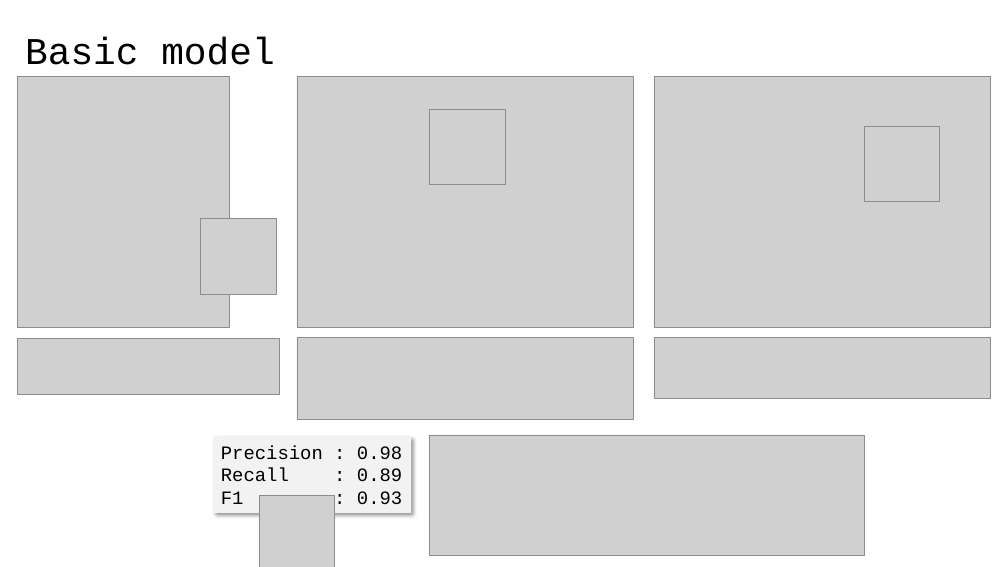
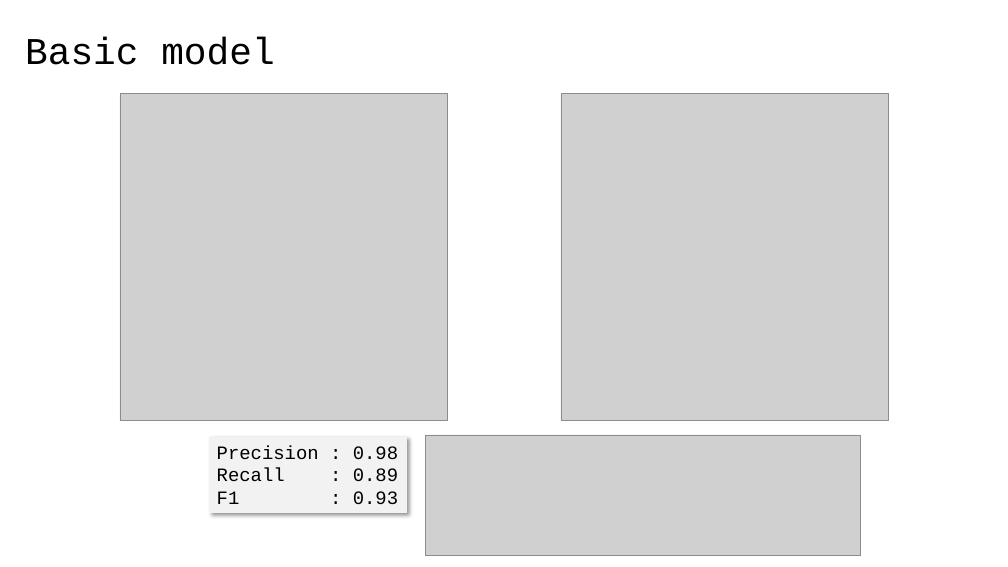
Before and after one commit to 40tude/02_Data-Science_Fullstack_march_2024, a slide deck: slide 6 of 07_deep_learning/99_Project_ATT/01_att_project.pptx (slide 5 before the commit). Drawn at 1008x567 pixels with LibreOffice and Linux fonts; fonts in the diff are those of the drawing; grey boxes stand for pictures; background and template pictures are left out. Boxes give left, top, right and bottom in pixels: in the first picture for what was removed or moved away, otherwise in the second. Text is boxed around its words. In the diff, an @@ line names an element or a change of style, - is before the commit and + after.

```diff
--- a/07_deep_learning/99_Project_ATT/01_att_project.pptx
+++ b/07_deep_learning/99_Project_ATT/01_att_project.pptx
@@ picture removed at bbox=[17, 76, 229, 327] @@
@@ picture removed at bbox=[297, 76, 634, 327] @@
@@ picture removed at bbox=[654, 76, 991, 327] @@
@@ picture added at bbox=[120, 94, 448, 421] @@
@@ picture removed at bbox=[430, 109, 505, 185] @@
@@ picture added at bbox=[561, 94, 889, 421] @@
@@ picture removed at bbox=[864, 126, 940, 202] @@
@@ picture removed at bbox=[200, 219, 276, 294] @@
@@ picture removed at bbox=[17, 338, 279, 394] @@
@@ picture removed at bbox=[297, 337, 634, 420] @@
@@ picture removed at bbox=[654, 337, 991, 399] @@
@@ rectangle "Precision : 0.98": place and size @@
-rectangle "Precision : 0.98" at bbox=[213, 436, 411, 513]
+rectangle "Precision : 0.98" at bbox=[209, 436, 407, 513]
@@ picture: place and size @@
-picture at bbox=[430, 435, 864, 556]
+picture at bbox=[425, 435, 860, 556]
@@ picture removed at bbox=[259, 495, 335, 567] @@
```
Also in this commit, not shown: 1 slide added, 15 other files.
